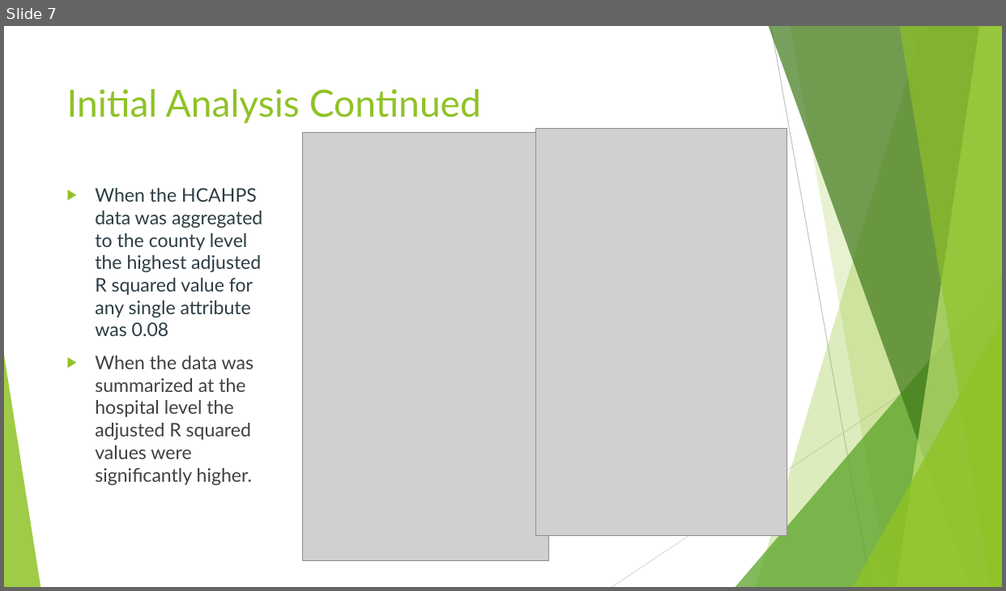
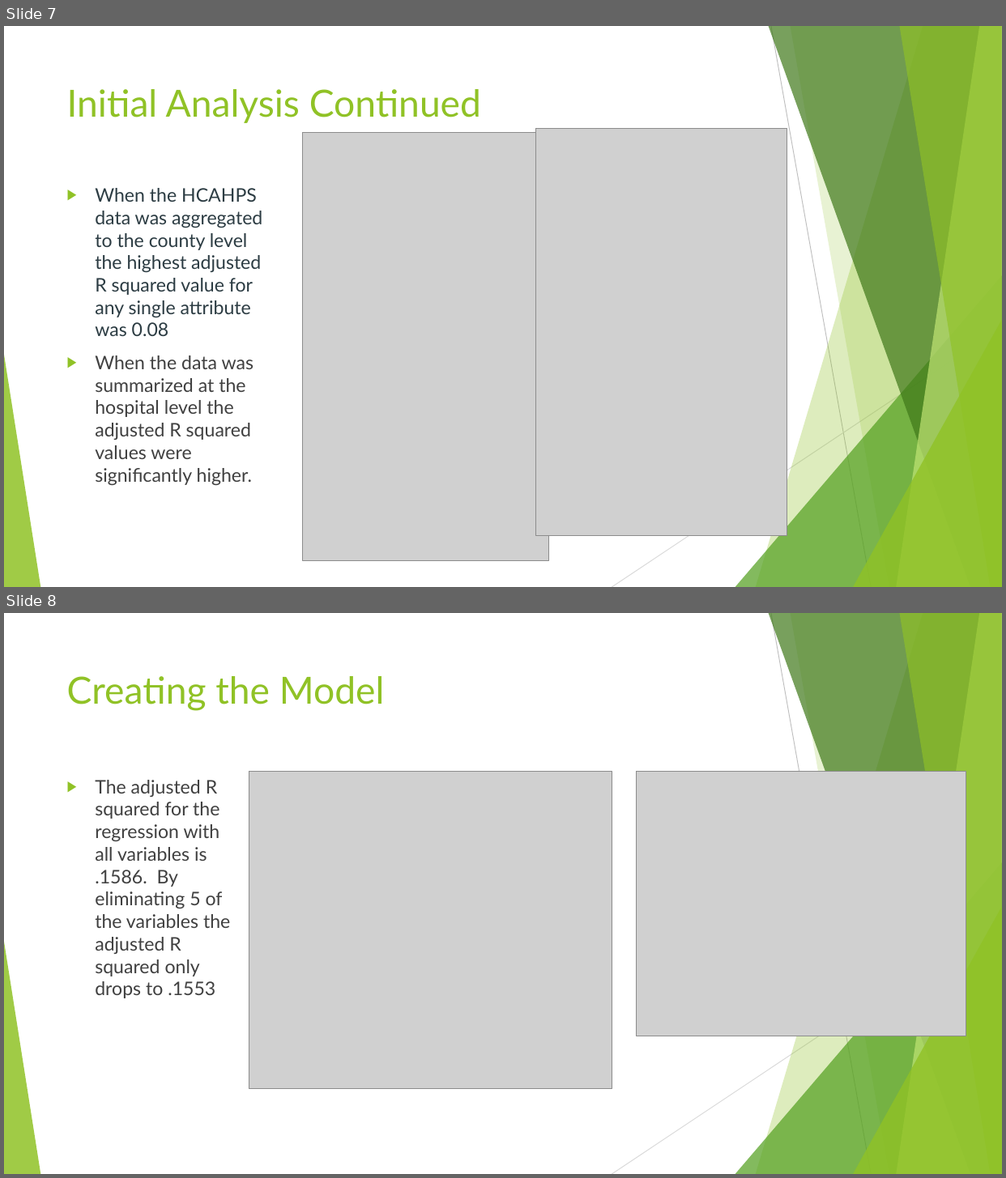
Before and after one commit to tbharvey/capstone_project, a slide deck: Capstone_Project.pptx. Shown one above the other, each under a label of ours: slide 7 before the commit, slides 7 and 8 after it. The pictures are 1006x591 and 1006x1178 pixels, drawn with LibreOffice and Linux fonts; fonts in the diff are those of the drawing; grey boxes stand for pictures. Boxes give left, top, right and bottom in pixels: in the first picture for what was removed or moved away, otherwise in the second. Text is boxed around its words. In the diff, an @@ line names an element or a change of style, - is before the commit and + after.

```diff
--- a/Capstone_Project.pptx
+++ b/Capstone_Project.pptx
@@ slide 8 added at (x1=4, y1=613, x2=1002, y2=1174), background #FFFFFF; not listed: 10 template elements that a slide beside it also shows @@
@@ title added at (x1=67, y1=676, x2=385, y2=711), 36 pt, text #90C226 @@
+Creating the Model
@@ text added at (x1=95, y1=780, x2=230, y2=999), 18 pt, text #404040 @@
+▶ The adjusted R squared for the regression with all variables is .1586. By eliminating 5 of the variables the adjusted R squared only drops to .1553
@@ picture added at (x1=249, y1=771, x2=612, y2=1089) @@
@@ picture added at (x1=636, y1=771, x2=966, y2=1036) @@
```
Also in this commit, not shown: 2 other slides added, 1 slide removed, 1 other file.
